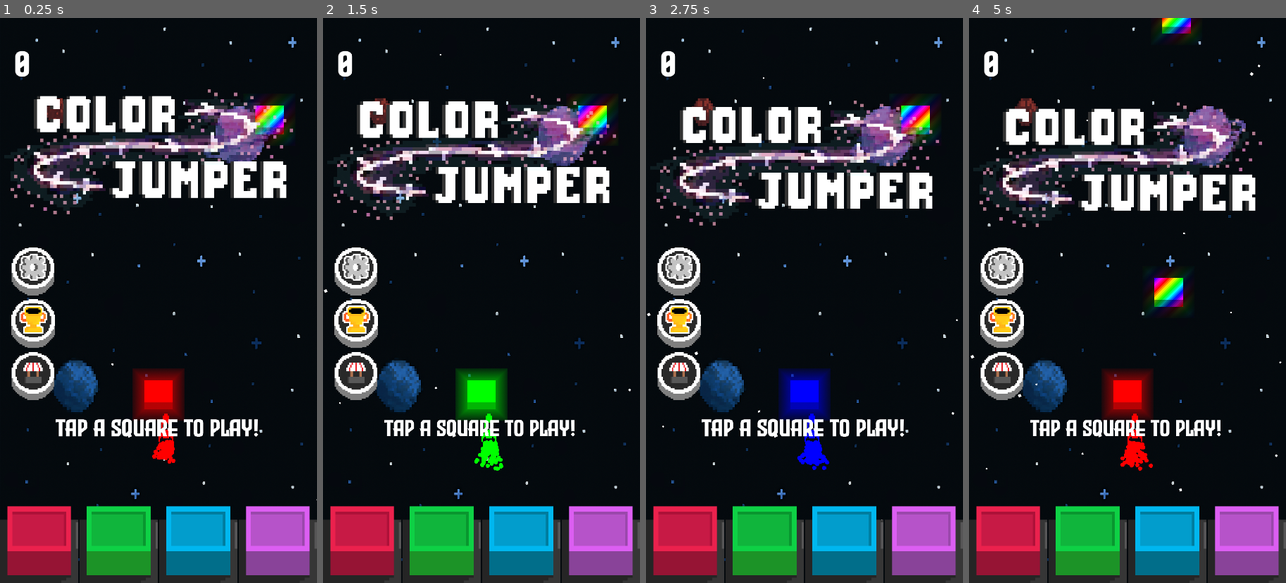
Above: before the commit, frames 1-4 (left to right).
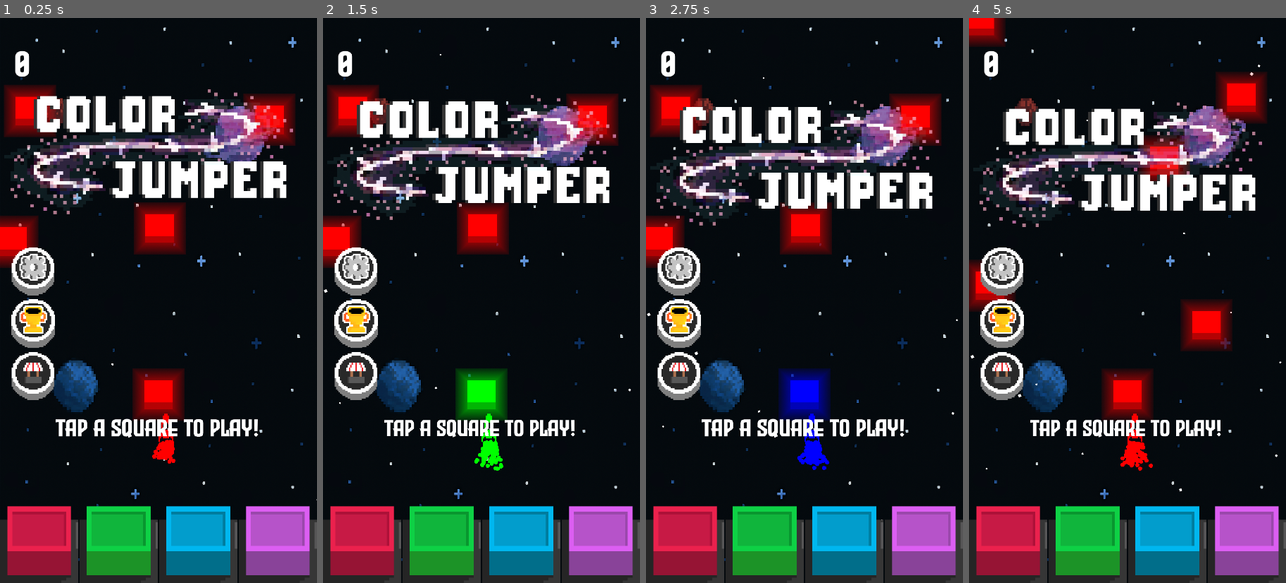
Above: after the commit, the same moments.

Repository: Xavier-Royer/Color-Jumper
Game: Godot game, scene res://Main.tscn
Same seed, same stepped clock (60 frames per second), same inputs: the game is played once before the commit and once after it.
Inputs (mouse positions are in pixels of both pictures, inside the frame that each line leads up to):
- Up to frame 1 (0.25 s): no input
- Up to frame 2 (1.5 s): click (361, 543) at 0.5 s; click (440, 543) at 1.25 s
- Up to frame 3 (2.75 s): click (845, 543) at 2 s
- Up to frame 4 (5 s): click (1247, 543) at 2.75 s; click (1000, 373) at 3.5 s; click (1175, 475) at 4.25 s

The runs differ from the first frame. In frame 1, 4.8% of the frame differs, in the area x 0-94%, y 11-45%; in frame 2, 4.8%; in frame 3, 4.8%; in frame 4, 5.9%, in the area x 0-94%, y 0-59%.

Commit message:
DEBUG TEST

Diff:
--- a/game_screen.gd
+++ b/game_screen.gd
@@ -132,13 +132,13 @@
 
 
 	#generates the rest of the starting blocks
-	for i in randi_range(1,3):
+	for i in randi_range(15,18):
 		block = blockScene.instantiate()
 		block.number = blocksSpawned
 		movingObjects.add_child(block)
 		block.position = Vector2(randi_range(30,screen_size.x - 35),randi_range(-600,screen_size.y * (2.0/3.0) - 100))
 		#block.connect("invalidBlock",spawnBlock)
-		block.setColor("RAINBOW")
+		block.setColor("RED")
 		block.connect("blockMissed",gameOver)
 		lastBlockSpawned = block
 		blocksSpawned+=1
